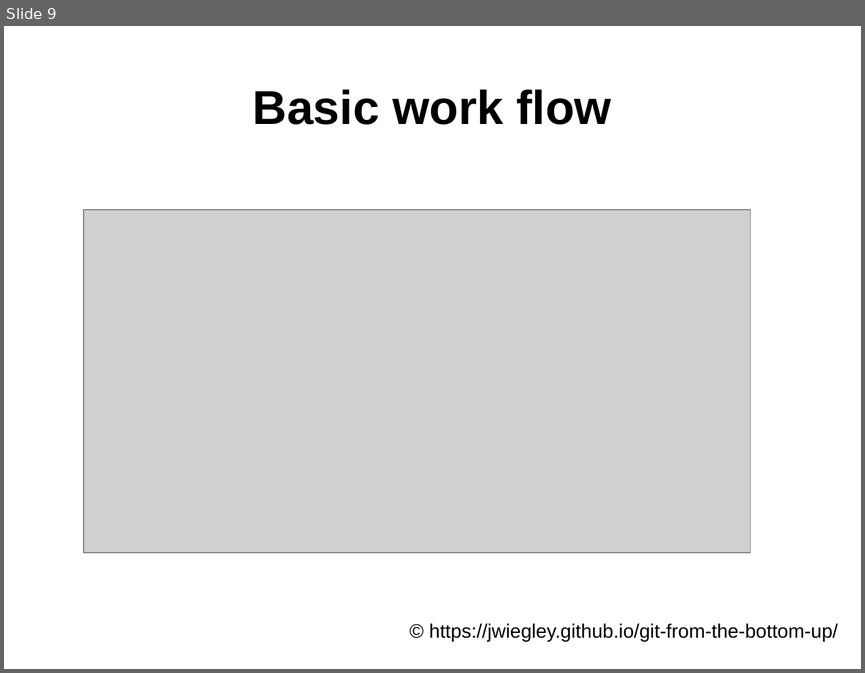
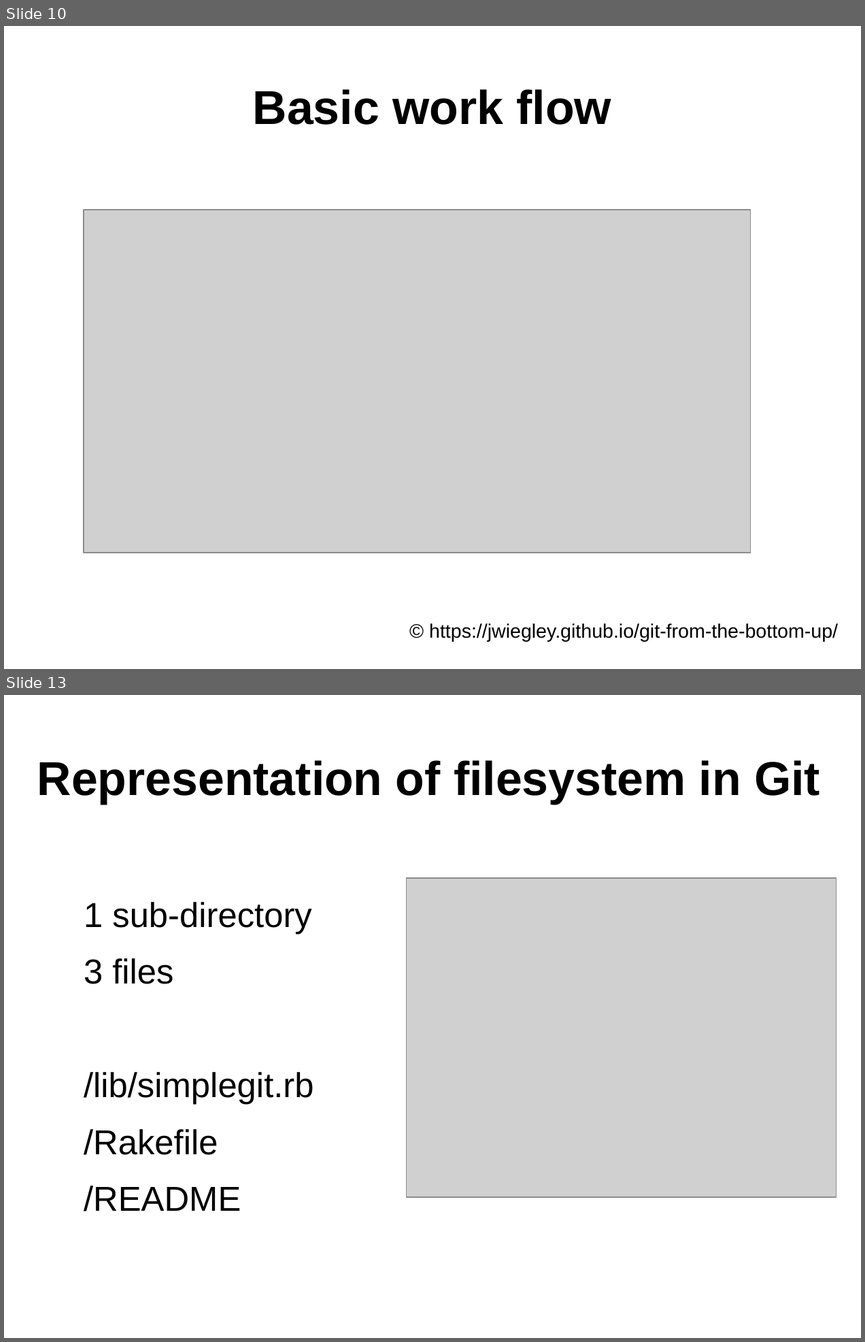
Before and after one commit to ifpingram/soslug, a slide deck: Understanding_Git_and_using_Github.odp. Shown one above the other, each under a label of ours: slide 9 before the commit, slides 10 and 13 after it; the slides between them are not shown. The pictures are 865x673 and 865x1342 pixels, drawn with LibreOffice and Linux fonts; fonts in the diff are those of the drawing; grey boxes stand for pictures. Boxes give left, top, right and bottom in pixels: in the first picture for what was removed or moved away, otherwise in the second. Text is boxed around its words. In the diff, an @@ line names an element or a change of style, - is before the commit and + after.

Commit message:
added Directory Content Tracking 1 + 2, Representation of filesystem in git, object naming and metadata

```diff
--- a/Understanding_Git_and_using_Github.odp
+++ b/Understanding_Git_and_using_Github.odp
@@ slide 13 added at [4, 695, 861, 1338], background #FFFFFF @@
@@ title added at [37, 760, 820, 804], 44 pt, text #000000, bold @@
+Representation of filesystem in Git
@@ picture added at [406, 878, 836, 1196] @@
@@ text added at [84, 902, 314, 1211], 32 pt, text #000000 @@
+1 sub-directory
+3 files
+/lib/simplegit.rb
+/Rakefile
+/README
@@ what was slide 9 is now slide 10 @@
```
Also in this commit, not shown: 2 slides changed, 4 other slides added.
